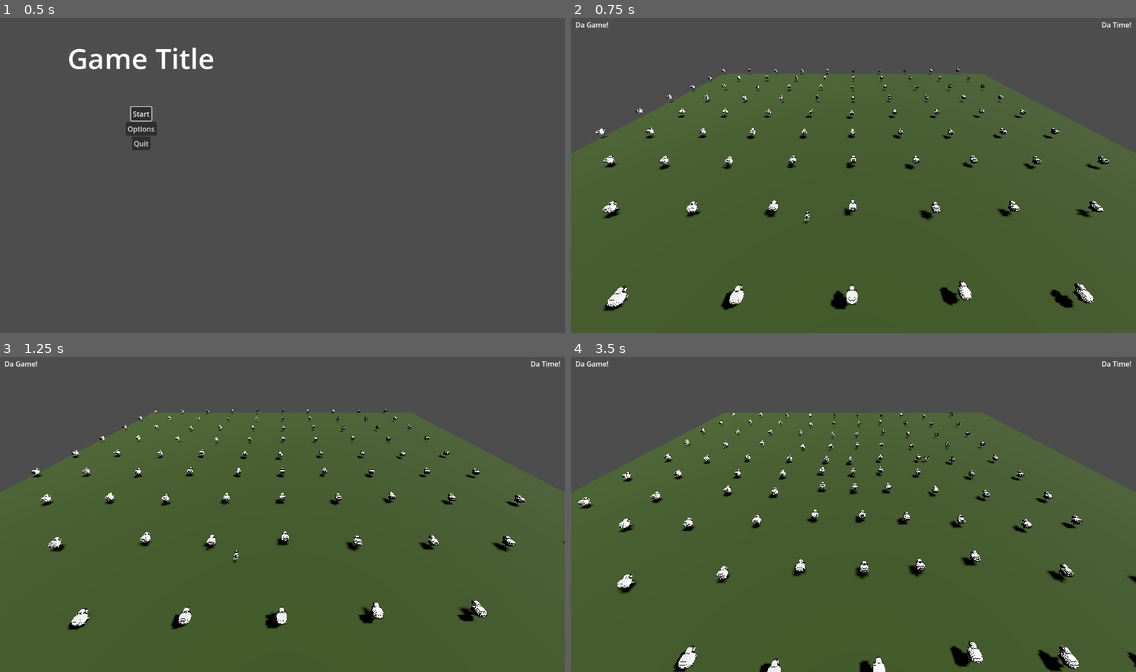
Above: before the commit, frames 1-4 (two rows, left to right).
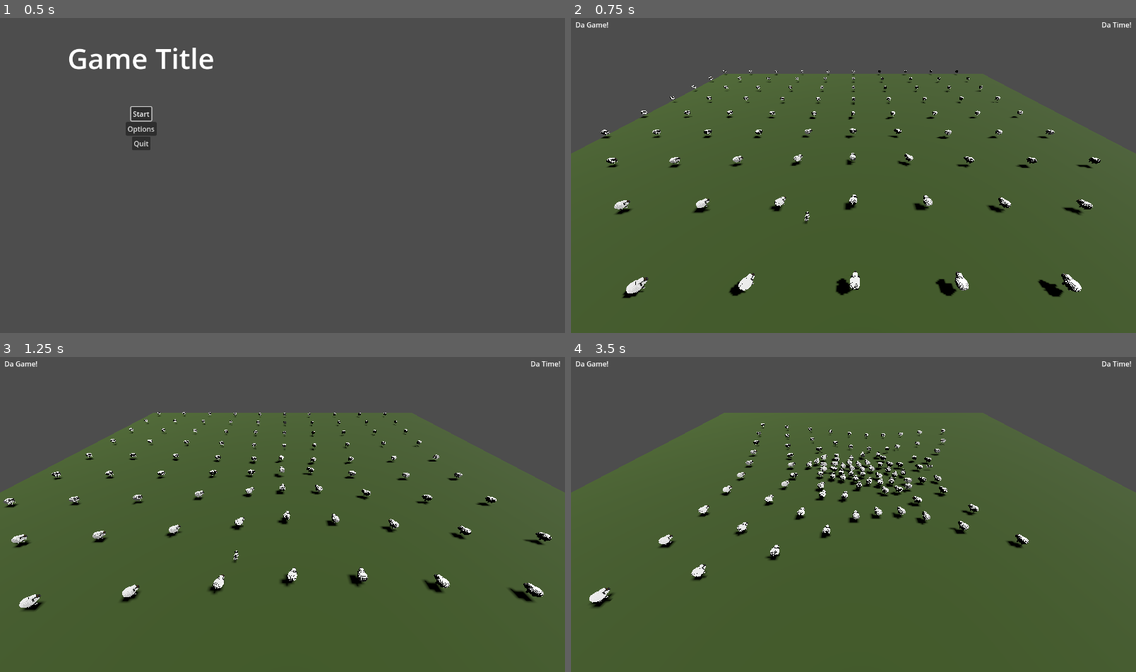
Above: after the commit, the same moments.

Repository: hunttis/ld-58
Game: Godot game, scene res://assets/scenes/master.tscn
Same seed, same stepped clock (60 frames per second), same inputs: the game is played once before the commit and once after it.
Inputs (mouse positions are in pixels of both pictures, inside the frame that each line leads up to):
- Up to frame 1 (0.5 s): no input
- Up to frame 2 (0.75 s): click "Start" at 0.5 s
- Up to frame 3 (1.25 s): no input
- Up to frame 4 (3.5 s): move the mouse to (977, 498) at 1.27 s; click (977, 498) at 1.35 s; move the mouse to (740, 530) at 2.02 s; tap Q (ability_q) at 2.1 s; move the mouse to (910, 442) at 2.77 s; click (910, 442) at 2.85 s

Frame 1 is identical in both runs. In frame 2, 4.6% of the frame differs, in the area x 4-96%, y 16-94%; in frame 3, 5.2%; in frame 4, 6.2%, in the area x 1-100%, y 17-100%.

Commit message:
fix sheep dir

Diff:
--- a/assets/scenes/game/sheep/Sheep.gd
+++ b/assets/scenes/game/sheep/Sheep.gd
@@ -36,6 +36,8 @@
 func _on_velocity_computed(safe_velocity: Vector3) -> void:
     # Apply the avoidance-adjusted velocity to the body
     velocity = safe_velocity
+    var target_dir := position + velocity
+    look_at(Vector3(target_dir.x, global_position.y, target_dir.z))
     move_and_slide()
 
 func _physics_process(_delta: float) -> void:
@@ -65,7 +67,7 @@
   var desired_dir := steer
   if desired_dir.length() < 0.001:
       desired_dir = - transform.basis.z # keep moving forward a bit
-  desired_dir = desired_dir.normalized()
+  desired_dir = desired_dir.normalized() * 2
 
   # 2) Pick a short-range steer target and hand it to the agent
   var steer_target := global_position + desired_dir * look_ahead
--- a/assets/scenes/game/sheep/Sheep.tscn
+++ b/assets/scenes/game/sheep/Sheep.tscn
@@ -6,7 +6,6 @@
 [sub_resource type="BoxShape3D" id="BoxShape3D_6bqu2"]
 
 [node name="CharacterBody3D" type="CharacterBody3D"]
-motion_mode = 1
 script = ExtResource("1_i4pnq")
 
 [node name="CollisionShape3D" type="CollisionShape3D" parent="."]
@@ -17,6 +16,6 @@
 
 [node name="NavigationAgent3D" type="NavigationAgent3D" parent="."]
 avoidance_enabled = true
-radius = 2.0
+radius = 1.0
 avoidance_layers = 3
 avoidance_mask = 7
